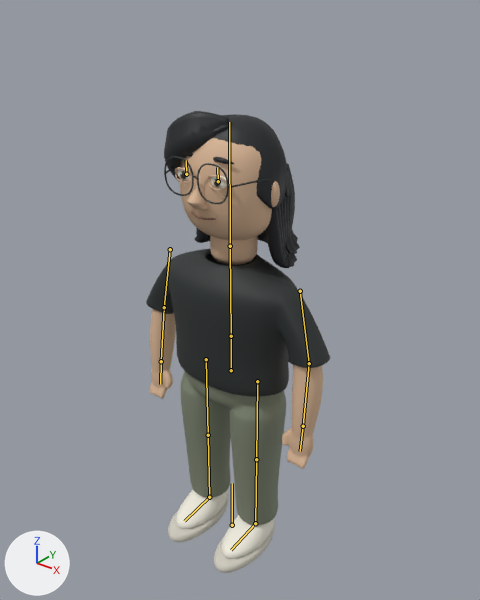
The Blender file artwork/coastal-home/sirui-ghibli.blend: old version first, new version second.
Before and after are seen from a 50 mm lens placed at (1.2, -1.454, 1.852), pointed at (0.015, 0.028, 0.934). Lighting does not change. The marker at lower left points along +X, +Y and +Z. The older version comes first. The bones that bend it are drawn over the model as lines.

The first picture shows 'SiruiMesh'.
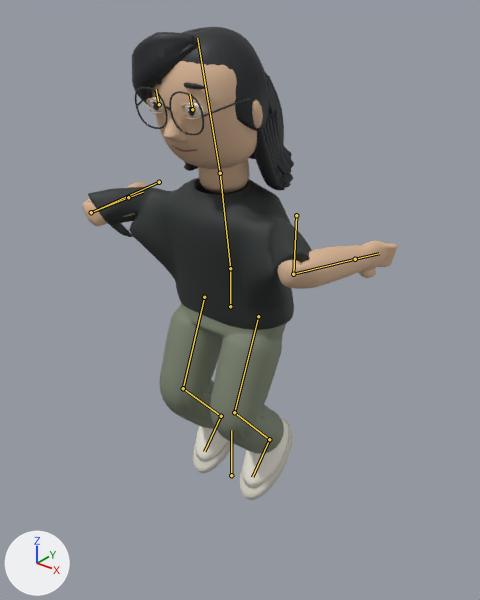
The newer file adds an action. The first version stands in its rest pose; the second is drawn at frame 5 of the action 'dip'.

Edits to the bpy script that builds the scene:
```text
Change bone_root:
    where bone_root = bpy.data.objects['Sirui'].pose.bones['Root']
    bone_root.location: (0.0, 0.0, 0.0) -> (0.0, 0.237, 0.0)
Change bone_spine:
    where bone_spine = bpy.data.objects['Sirui'].pose.bones['Spine']  # child of 'Hips'
    bone_spine.rotation_euler: (0.0, 0.0, 0.0) -> (0.14, 0.0, 0.0)  # degrees (0, 0, 0) -> degrees (8, 0, 0)
Change bone_head:
    where bone_head = bpy.data.objects['Sirui'].pose.bones['Head']  # child of 'Spine'
    bone_head.rotation_euler: (0.0, 0.0, 0.0) -> (0.0873, 0.0, 0.0)  # degrees (0, 0, 0) -> degrees (5, 0, 0)
Change bone_arm_l:
    where bone_arm_l = bpy.data.objects['Sirui'].pose.bones['Arm.L']  # child of 'Spine'
    bone_arm_l.rotation_euler: (0.0, 0.0, 0.0) -> (-0.89, 0.349, 0.716)  # degrees (0, 0, 0) -> degrees (-51, 20, 41)
Change bone_forearm_l:
    where bone_forearm_l = bpy.data.objects['Sirui'].pose.bones['Forearm.L']  # child of 'Arm.L'
    bone_forearm_l.rotation_euler: (0.0, 0.0, 0.0) -> (2.269, -0.611, 0.297)  # degrees (0, 0, 0) -> degrees (130, -35, 17)
Change bone_arm_r:
    where bone_arm_r = bpy.data.objects['Sirui'].pose.bones['Arm.R']  # child of 'Spine'
    bone_arm_r.rotation_euler: (0.0, 0.0, 0.0) -> (-0.89, -0.349, -0.716)  # degrees (0, 0, 0) -> degrees (-51, -20, -41)
Change bone_forearm_r:
    where bone_forearm_r = bpy.data.objects['Sirui'].pose.bones['Forearm.R']  # child of 'Arm.R'
    bone_forearm_r.rotation_euler: (0.0, 0.0, 0.0) -> (2.269, 0.611, -0.297)  # degrees (0, 0, 0) -> degrees (130, 35, -17)
Change bone_thigh_l:
    where bone_thigh_l = bpy.data.objects['Sirui'].pose.bones['Thigh.L']  # child of 'Hips'
    bone_thigh_l.rotation_euler: (0.0, 0.0, 0.0) -> (-0.384, 0.0, 0.0)  # degrees (0, 0, 0) -> degrees (-22, 0, 0)
Change bone_shin_l:
    where bone_shin_l = bpy.data.objects['Sirui'].pose.bones['Shin.L']  # child of 'Thigh.L'
    bone_shin_l.rotation_euler: (0.0, 0.0, 0.0) -> (1.1, 0.0, 0.0)  # degrees (0, 0, 0) -> degrees (63, 0, 0)
Change bone_thigh_r:
    where bone_thigh_r = bpy.data.objects['Sirui'].pose.bones['Thigh.R']  # child of 'Hips'
    bone_thigh_r.rotation_euler: (0.0, 0.0, 0.0) -> (-0.384, 0.0, 0.0)  # degrees (0, 0, 0) -> degrees (-22, 0, 0)
Change bone_shin_r:
    where bone_shin_r = bpy.data.objects['Sirui'].pose.bones['Shin.R']  # child of 'Thigh.R'
    bone_shin_r.rotation_euler: (0.0, 0.0, 0.0) -> (1.1, 0.0, 0.0)  # degrees (0, 0, 0) -> degrees (63, 0, 0)
```

Pixel boxes (x1, y1, x2, y2) of what changed, in the pictures (480 x 600 px):
'SiruiMesh', posed (71% wider): before (146, 111, 330, 573); after (83, 27, 398, 500)
bone 'Root', root to tip: before (232, 525) to (232, 483); after (231, 475) to (231, 430)
bone 'Spine', root to tip: before (231, 336) to (230, 246); after (230, 268) to (220, 173)
bone 'Head', root to tip: before (230, 246) to (229, 122); after (220, 173) to (197, 38)
bone 'Arm.L', root to tip: before (170, 249) to (164, 307); after (159, 182) to (91, 212)
bone 'Forearm.L', root to tip: before (164, 307) to (161, 361); after (91, 212) to (128, 197)
bone 'Arm.R', root to tip: before (300, 291) to (309, 363); after (296, 215) to (293, 274)
bone 'Forearm.R', root to tip: before (309, 363) to (303, 426); after (293, 274) to (355, 259)
bone 'Thigh.L', root to tip: before (206, 359) to (208, 435); after (204, 297) to (183, 388)
bone 'Shin.L', root to tip: before (208, 435) to (209, 497); after (183, 388) to (221, 416)
bone 'Thigh.R', root to tip: before (257, 381) to (256, 459); after (258, 316) to (234, 412)
bone 'Shin.R', root to tip: before (256, 459) to (255, 523); after (234, 412) to (269, 439)
